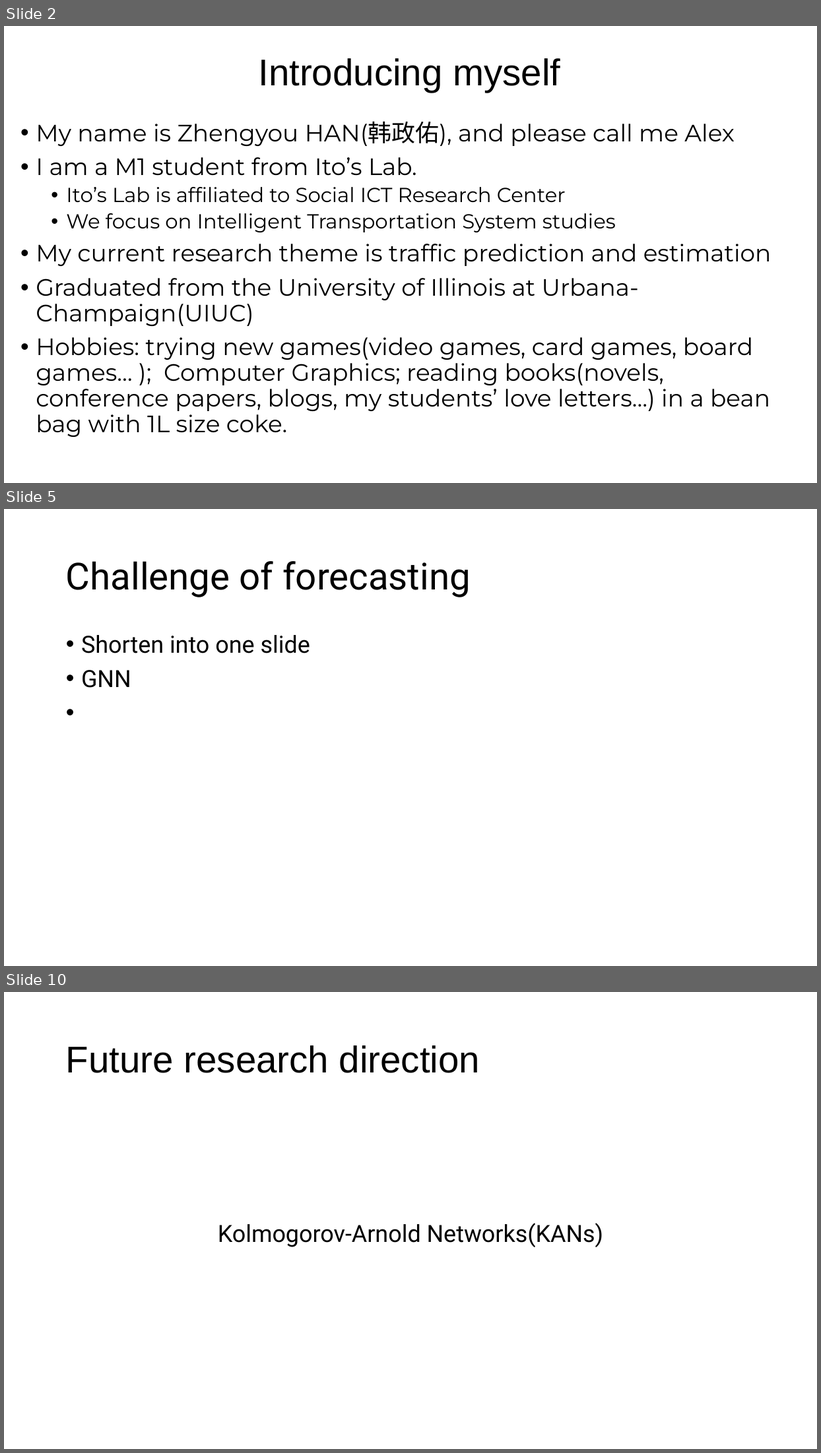
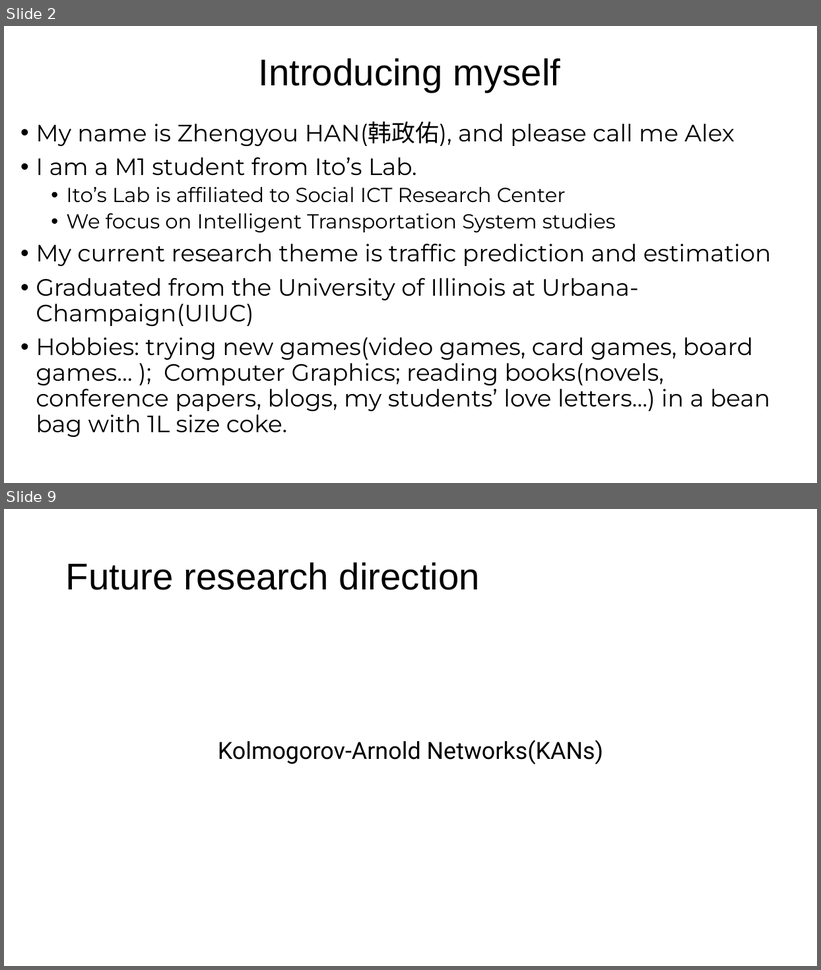
Before and after one commit to zhengyouhan/TransInfos24, a slide deck: Rinko_Drafts/A Brief Survey on Deep Learning in.pptx. Shown one above the other, each under a label of ours: slides 2, 5 and 10 before the commit, slides 2 and 9 after it; the slides between them are not shown. The pictures are 821x1453 and 821x970 pixels, drawn with LibreOffice and Linux fonts; fonts in the diff are those of the drawing. Boxes give left, top, right and bottom in pixels: in the first picture for what was removed or moved away, otherwise in the second. Text is boxed around its words. In the diff, an @@ line names an element or a change of style, - is before the commit and + after.

```diff
--- a/Rinko_Drafts/A Brief Survey on Deep Learning in.pptx
+++ b/Rinko_Drafts/A Brief Survey on Deep Learning in.pptx
@@ slide 5 removed at (4,509,817,966), background #FFFFFF @@
@@ title removed at (66,561,471,597) @@
-Challenge of forecasting
@@ text removed at (81,635,310,688) @@
-• Shorten into one slide
-• GNN
@@ what was slide 10 is now slide 9 @@
```
Also in this commit, not shown: 5 slides changed, 2 slides added, 2 other slides removed, 1 other file.
